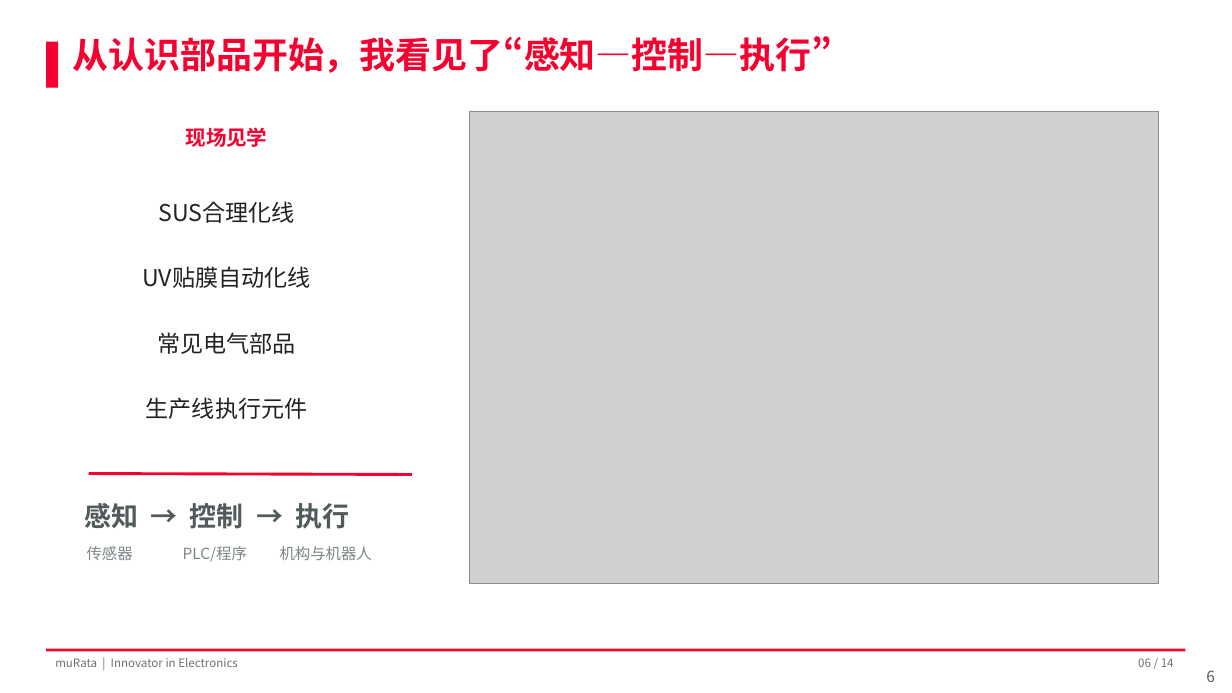
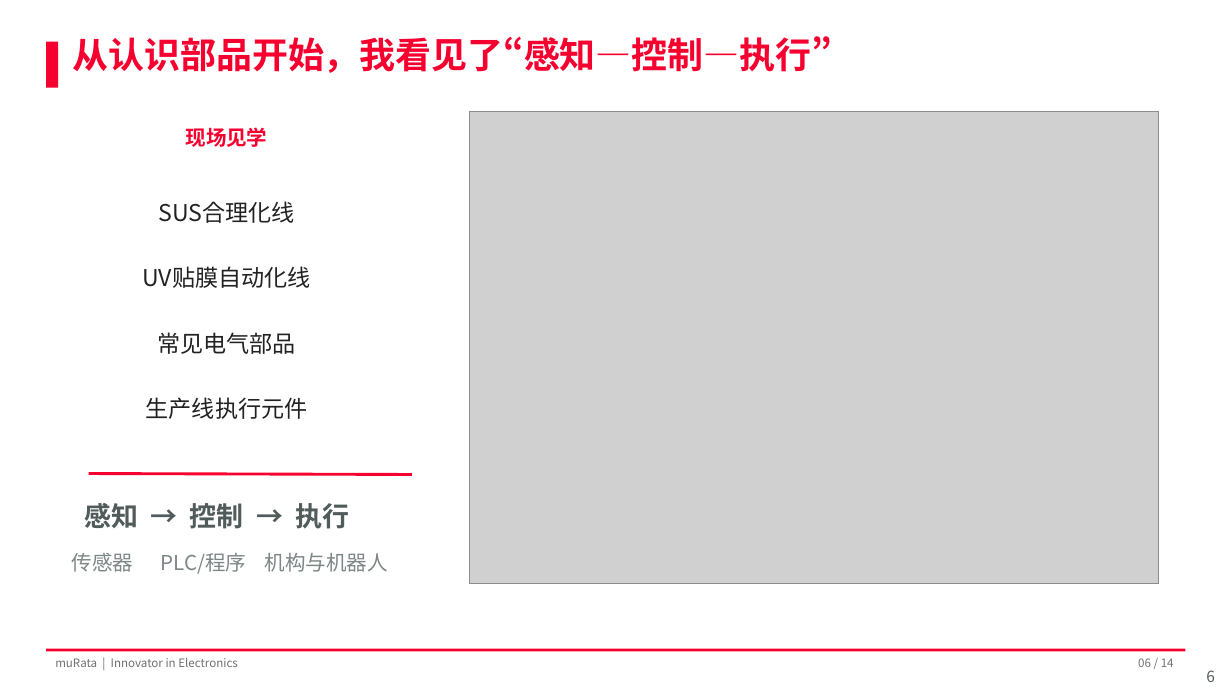
Before and after one commit to Zhang-Bo-glitch/muRata, a slide deck: slide 6 of 结业汇报.pptx. Drawn at 1232x693 pixels with LibreOffice and Linux fonts; fonts in the diff are those of the drawing; grey boxes stand for pictures; background and template pictures are left out. Boxes give left, top, right and bottom in pixels: in the first picture for what was removed or moved away, otherwise in the second. Text is boxed around its words. In the diff, an @@ line names an element or a change of style, - is before the commit and + after.

```diff
--- a/结业汇报.pptx
+++ b/结业汇报.pptx
@@ text "传感器 PLC/程序 机构与机器人" moved from (x1=87, y1=546, x2=372, y2=562) to (x1=72, y1=553, x2=388, y2=574) @@
@@ text "传感器 PLC/程序 机构与机器人" at (x1=72, y1=553, x2=388, y2=574): size 12 to 16 pt @@
```
Also in this commit, not shown: 7 other slides changed.
